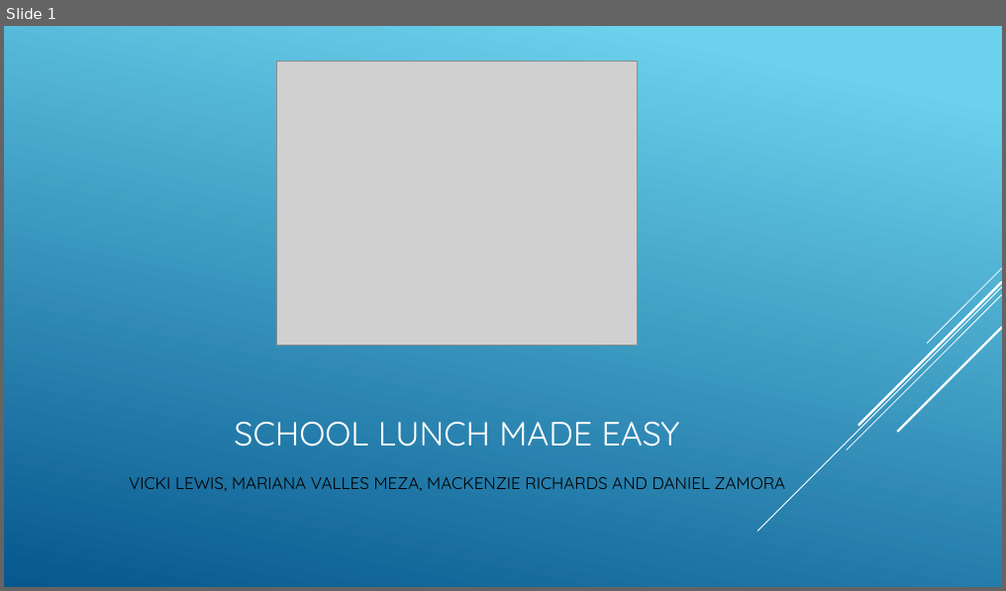
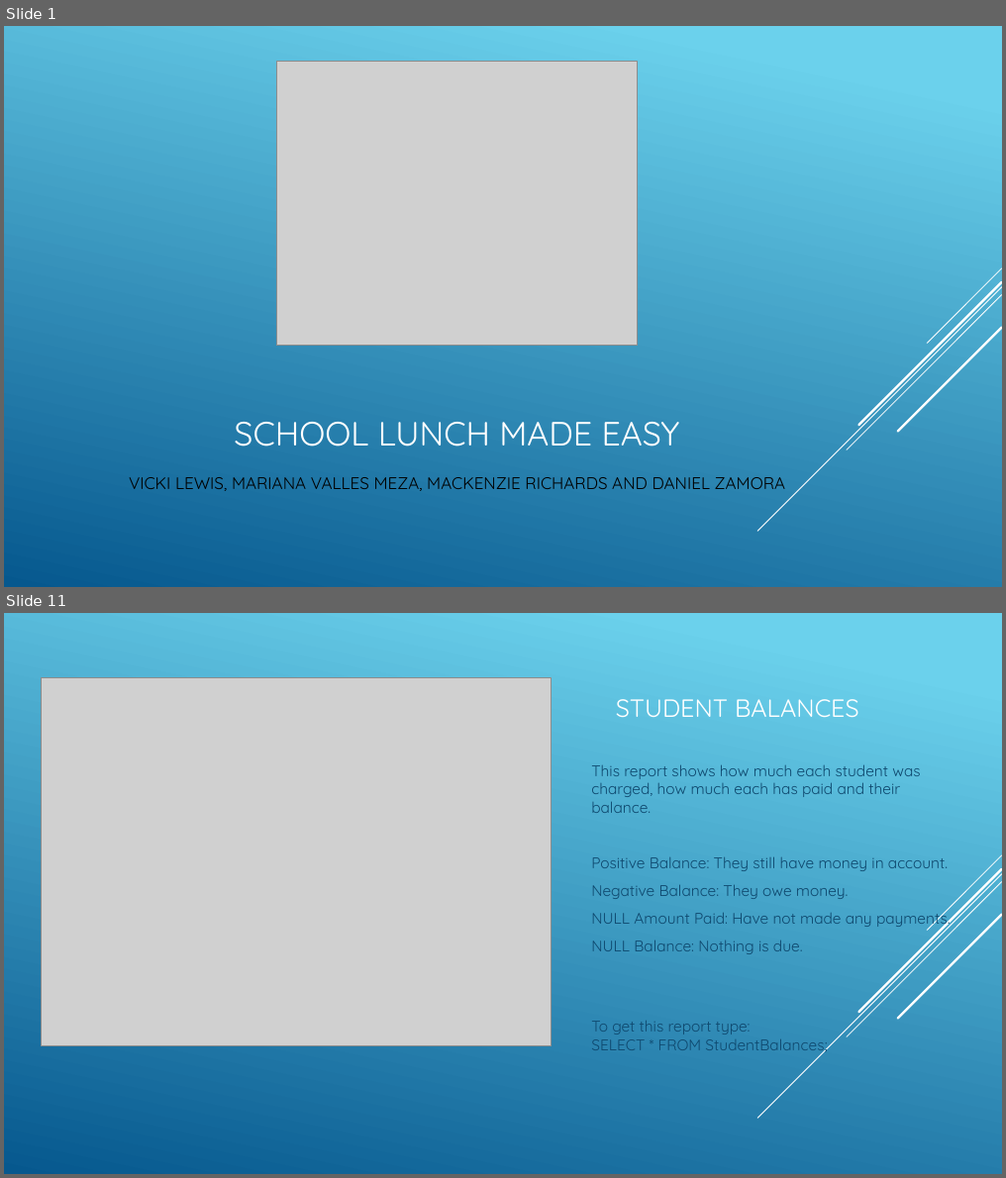
Before and after one commit to ZamoraD/SchoolLunchMadeEasy, a slide deck: Final Project.pptx. Shown one above the other, each under a label of ours: slide 1 before the commit, slides 1 and 11 after it; the slides between them are not shown. The pictures are 1006x591 and 1006x1178 pixels, drawn with LibreOffice and Linux fonts; fonts in the diff are those of the drawing; grey boxes stand for pictures. Boxes give left, top, right and bottom in pixels: in the first picture for what was removed or moved away, otherwise in the second. Text is boxed around its words. In the diff, an @@ line names an element or a change of style, - is before the commit and + after.

```diff
--- a/Final Project.pptx
+++ b/Final Project.pptx
@@ slide 11 added at bbox=[4, 613, 1002, 1174], background gradient #6ED2EB to #06588E; not listed: 5 template elements that a slide beside it also shows @@
@@ picture added at bbox=[42, 677, 552, 1047] @@
@@ title added at bbox=[616, 699, 859, 717], 24 pt, text #FFFFFF @@
+STUDENT BALANCES
@@ text added at bbox=[591, 765, 950, 1056], 14.8 pt, text #0F496F @@
+This report shows how much each student was charged, how much each has paid and their balance.
+Positive Balance: They still have money in account.
+Negative Balance: They owe money.
+NULL Amount Paid: Have not made any payments.
+NULL Balance: Nothing is due.
+To get this report type:
+SELECT * FROM StudentBalances;
```
Also in this commit, not shown: 8 slides changed, 1 other slide added, 1 slide removed.
